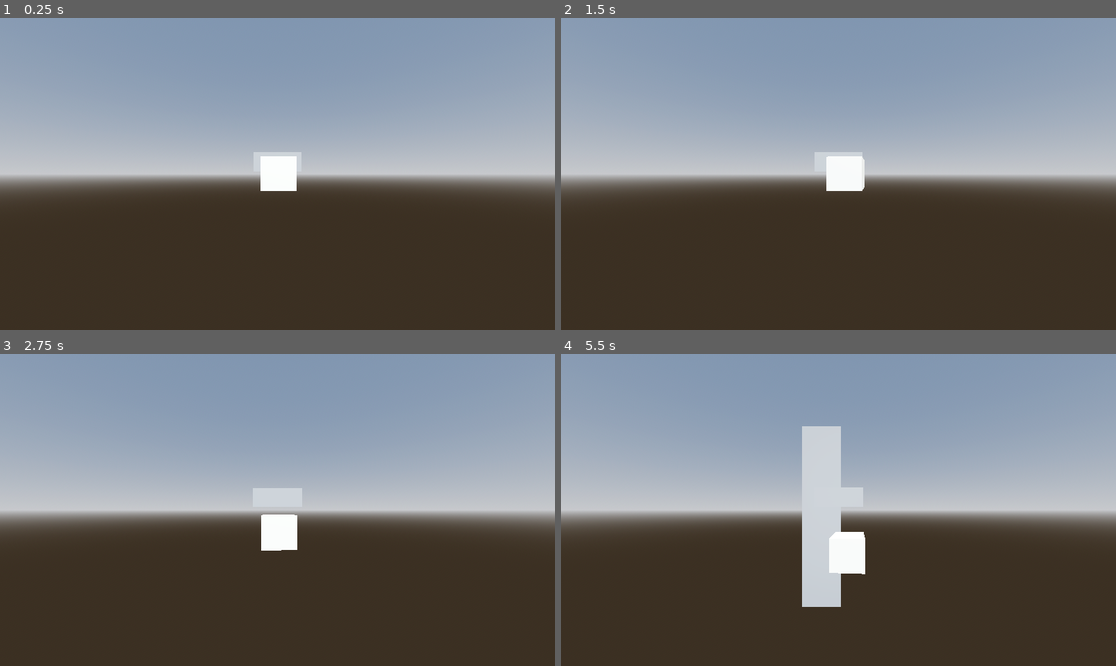
Above: before the commit, frames 1-4 (two rows, left to right).
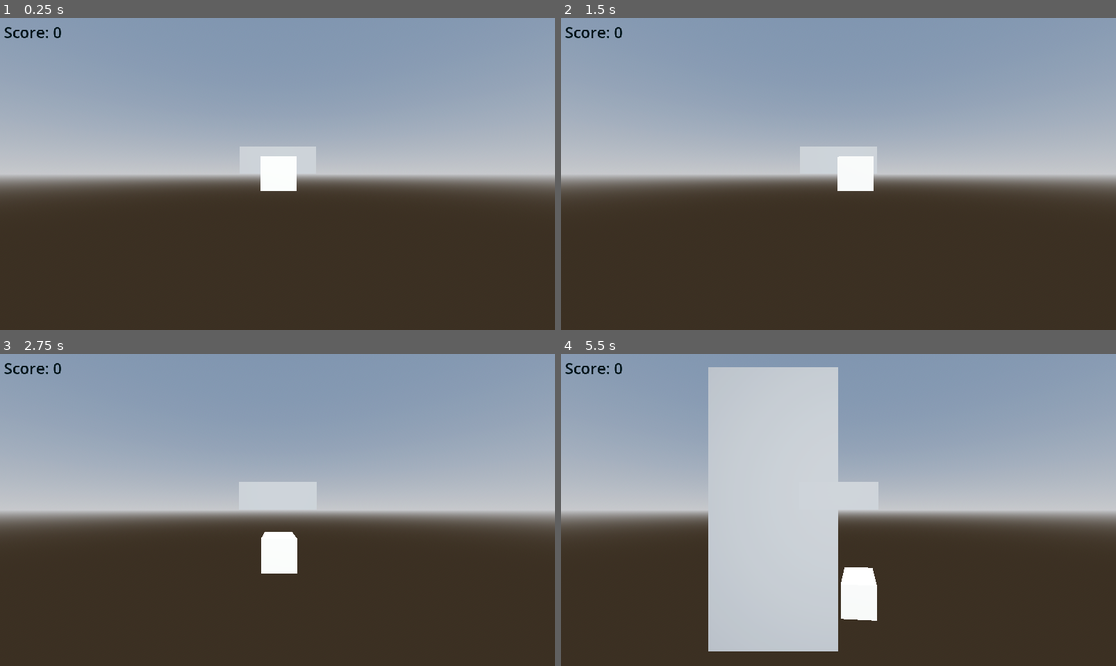
Above: after the commit, the same moments.

Repository: ConnorG255/Sky-game
Game: Godot game, scene res://main.tscn
Two runs of this game, one before a commit and one after it. Both use one fixed random seed, a clock stepped at 60 frames per second and the inputs below.
Inputs:
- Up to frame 1 (0.25 s): no input
- Up to frame 2 (1.5 s): tap Enter at 0.5 s; tap A (A) at 0.6 s; tap D (D) at 0.8, 1.35 s
- Up to frame 3 (2.75 s): tap S (S) at 1.55, 2.1 s; tap A (A) at 2.3 s
- Up to frame 4 (5.5 s): tap Space (Space) at 2.75, 5.1 s; tap A (A) at 2.85, 4.55 s; tap D (D) at 3.05, 3.6, 5.3 s; tap S (S) at 3.8, 4.35 s; tap Enter at 5 s

The runs differ from the first frame. In frame 1, 0.5% of the frame differs, in the area x 0-57%, y 2-45%; in frame 2, 0.9%; in frame 3, 1.4%; in frame 4, 18%, in the area x 0-58%, y 2-96%.

Commit message:
Score and despawn

Diff:
--- a/main.tscn
+++ b/main.tscn
@@ -1,6 +1,8 @@
-[gd_scene load_steps=11 format=3 uid="uid://we3m1qngr6vl"]
+[gd_scene load_steps=7 format=3 uid="uid://we3m1qngr6vl"]
 
 [ext_resource type="PackedScene" uid="uid://0w4fbvqv2wpb" path="res://prefabs/player.tscn" id="1_0n86a"]
+[ext_resource type="Script" path="res://scripts/Global.gd" id="1_p87he"]
+[ext_resource type="Script" path="res://textcontroller.gd" id="3_ssrxy"]
 
 [sub_resource type="ProceduralSkyMaterial" id="ProceduralSkyMaterial_lxirp"]
 sky_horizon_color = Color(0.64625, 0.65575, 0.67075, 1)
@@ -21,55 +23,11 @@
 volumetric_fog_albedo = Color(0.384314, 0.384314, 0.384314, 1)
 volumetric_fog_emission = Color(0, 0.0392157, 0.133333, 1)
 
-[sub_resource type="Image" id="Image_bdogq"]
-data = {
-"data": PackedByteArray(255, 0, 255, 255, 255, 0, 255, 255, 255, 0, 255, 255, 255, 0, 255, 255, 255, 0, 255, 255, 255, 0, 255, 255, 255, 0, 255, 255, 255, 0, 255, 255, 255, 0, 255, 255, 255, 0, 255, 255, 255, 0, 255, 255, 255, 0, 255, 255, 255, 0, 255, 255, 255, 0, 255, 255, 255, 0, 255, 255, 255, 0, 255, 255),
-"format": "RGBA8",
-"height": 4,
-"mipmaps": false,
-"width": 4
-}
-
-[sub_resource type="Image" id="Image_12e8e"]
-data = {
-"data": PackedByteArray(255, 0, 255, 255, 255, 0, 255, 255, 255, 0, 255, 255, 255, 0, 255, 255, 255, 0, 255, 255, 255, 0, 255, 255, 255, 0, 255, 255, 255, 0, 255, 255, 255, 0, 255, 255, 255, 0, 255, 255, 255, 0, 255, 255, 255, 0, 255, 255, 255, 0, 255, 255, 255, 0, 255, 255, 255, 0, 255, 255, 255, 0, 255, 255),
-"format": "RGBA8",
-"height": 4,
-"mipmaps": false,
-"width": 4
-}
-
-[sub_resource type="Image" id="Image_iagbn"]
-data = {
-"data": PackedByteArray(255, 0, 255, 255, 255, 0, 255, 255, 255, 0, 255, 255, 255, 0, 255, 255, 255, 0, 255, 255, 255, 0, 255, 255, 255, 0, 255, 255, 255, 0, 255, 255, 255, 0, 255, 255, 255, 0, 255, 255, 255, 0, 255, 255, 255, 0, 255, 255, 255, 0, 255, 255, 255, 0, 255, 255, 255, 0, 255, 255, 255, 0, 255, 255),
-"format": "RGBA8",
-"height": 4,
-"mipmaps": false,
-"width": 4
-}
-
-[sub_resource type="Image" id="Image_yk8g6"]
-data = {
-"data": PackedByteArray(255, 0, 255, 255, 255, 0, 255, 255, 255, 0, 255, 255, 255, 0, 255, 255, 255, 0, 255, 255, 255, 0, 255, 255, 255, 0, 255, 255, 255, 0, 255, 255, 255, 0, 255, 255, 255, 0, 255, 255, 255, 0, 255, 255, 255, 0, 255, 255, 255, 0, 255, 255, 255, 0, 255, 255, 255, 0, 255, 255, 255, 0, 255, 255),
-"format": "RGBA8",
-"height": 4,
-"mipmaps": false,
-"width": 4
-}
-
-[sub_resource type="ImageTexture3D" id="ImageTexture3D_1ae1q"]
-_images = Array[Image]([SubResource("Image_bdogq"), SubResource("Image_12e8e"), SubResource("Image_iagbn"), SubResource("Image_yk8g6")])
-
-[sub_resource type="FogMaterial" id="FogMaterial_0vuaj"]
-density = 1.4185
-albedo = Color(0.909804, 0.909804, 0.952941, 1)
-edge_fade = 2.69087
-density_texture = SubResource("ImageTexture3D_1ae1q")
-
 [node name="Main" type="Node"]
+script = ExtResource("1_p87he")
 
 [node name="Spawnpoint" type="Node3D" parent="."]
-transform = Transform3D(1, 0, 0, 0, 1, 0, 0, 0, 1, 0, 0, -174.02)
+transform = Transform3D(1, 0, 0, 0, 1, 0, 0, 0, 1, 0, 0, -58.4564)
 
 [node name="DirectionalLight3D" type="DirectionalLight3D" parent="."]
 transform = Transform3D(-0.866025, -0.433013, 0.25, 0.434911, -0.405685, 0.803911, -0.246683, 0.804935, 0.539655, -2.3253, 3.1719, 0.440297)
@@ -83,11 +41,26 @@
 [node name="CharacterBody3D" parent="." instance=ExtResource("1_0n86a")]
 transform = Transform3D(1, 0, 0, 0, 1, 0, 0, 0, 1, 0, 0, -4.45516)
 
-[node name="FogVolume" type="FogVolume" parent="."]
-transform = Transform3D(1, 0, 0, 0, 1, 0, 0, 0, 1, 0, -3.08034, -28.736)
-visible = false
-size = Vector3(94.1047, 2, 105.574)
-material = SubResource("FogMaterial_0vuaj")
-
 [node name="Camera3D" type="Camera3D" parent="."]
 transform = Transform3D(1, 0, 0, 0, 1, 0, 0, 0, 1, 0, 0, 2.71318)
+size = 9.36906
+
+[node name="Control" type="Control" parent="."]
+layout_mode = 3
+anchors_preset = 0
+offset_right = 40.0
+offset_bottom = 40.0
+script = ExtResource("3_ssrxy")
+
+[node name="Scoretext" type="Label" parent="Control"]
+texture_filter = 1
+layout_mode = 0
+offset_left = 8.0
+offset_top = 7.0
+offset_right = 48.0
+offset_bottom = 30.0
+theme_override_colors/font_color = Color(0, 0.0784314, 0.101961, 1)
+theme_override_font_sizes/font_size = 32
+text = "Score: 0"
+horizontal_alignment = 1
+vertical_alignment = 1
--- a/prefabs/obstacles/o1.tscn
+++ b/prefabs/obstacles/o1.tscn
@@ -6,5 +6,6 @@
 script = ExtResource("1_poar7")
 
 [node name="CSGBox3D" type="CSGBox3D" parent="."]
-transform = Transform3D(43.1401, 0, 0, 0, 5.28843, 0, 0, 0, 1, 0, -5.8591, 0)
-size = Vector3(1, 3.21387, 1)
+transform = Transform3D(43.1401, 0, 0, 0, 5.28843, 0, 0, 0, 1, 4.85603, -19.7619, 0)
+use_collision = true
+size = Vector3(2.27286, 7.43213, 1)
--- a/prefabs/obstacles/o2.tscn
+++ b/prefabs/obstacles/o2.tscn
@@ -6,5 +6,5 @@
 script = ExtResource("1_hxs2n")
 
 [node name="CSGBox3D" type="CSGBox3D" parent="."]
-transform = Transform3D(43.1401, 0, 0, 0, 50.3025, 0, 0, 0, 1, -15.374, -5.859, 0)
-size = Vector3(0.801636, 3.21387, 1)
+transform = Transform3D(43.1401, 0, 0, 0, 50.3025, 0, 0, 0, 1, -58.3306, 0.560822, 0)
+size = Vector3(2.70041, 5.05139, 1)
--- a/prefabs/obstacles/o3.tscn
+++ b/prefabs/obstacles/o3.tscn
@@ -6,5 +6,5 @@
 script = ExtResource("1_k4oaj")
 
 [node name="CSGBox3D" type="CSGBox3D" parent="."]
-transform = Transform3D(43.1401, 0, 0, 0, 50.3025, 0, 0, 0, 1, 15.3745, -5.8591, 0)
-size = Vector3(0.801636, 3.21387, 1)
+transform = Transform3D(43.1401, 0, 0, 0, 50.3025, 0, 0, 0, 1, 230.476, -112.053, 0)
+size = Vector3(10.6812, 13.1137, 1)
--- a/prefabs/obstacles/o4.tscn
+++ b/prefabs/obstacles/o4.tscn
@@ -6,5 +6,5 @@
 script = ExtResource("1_xvnx2")
 
 [node name="CSGBox3D" type="CSGBox3D" parent="."]
-transform = Transform3D(26.9569, 0, 0, 0, 52.6179, 0, 0, 0, 1.04603, 0, 0, 0)
+transform = Transform3D(8.96248, 0, 0, 0, 52.6179, 0, 0, 0, 1.04603, 0, 0, 0)
 size = Vector3(0.801636, 3.21387, 1)
--- a/prefabs/obstacles/o5.tscn
+++ b/prefabs/obstacles/o5.tscn
@@ -6,5 +6,5 @@
 script = ExtResource("1_nxpup")
 
 [node name="CSGBox3D" type="CSGBox3D" parent="."]
-transform = Transform3D(43.1401, 0, 0, 0, 5.28843, 0, 0, 0, 1, 0, 10.9603, 0)
-size = Vector3(1, 3.21387, 1)
+transform = Transform3D(43.1401, 0, 0, 0, 5.28843, 0, 0, 0, 1, 0.0368629, 12.4114, 0)
+size = Vector3(1.58716, 4.61365, 1)
--- a/prefabs/player.tscn
+++ b/prefabs/player.tscn
@@ -1,11 +1,14 @@
-[gd_scene load_steps=4 format=3 uid="uid://0w4fbvqv2wpb"]
+[gd_scene load_steps=5 format=3 uid="uid://0w4fbvqv2wpb"]
 
 [ext_resource type="Script" path="res://scripts/player.gd" id="1_i4mjl"]
 
 [sub_resource type="BoxMesh" id="BoxMesh_75444"]
 
 [sub_resource type="BoxShape3D" id="BoxShape3D_okrnn"]
-size = Vector3(1.03223, 1, 1.87219)
+size = Vector3(0.664917, 0.671509, 1.78372)
+
+[sub_resource type="BoxShape3D" id="BoxShape3D_k34k6"]
+size = Vector3(1.00876, 0.973145, 1.89056)
 
 [node name="Player" type="Node3D"]
 
@@ -18,5 +21,13 @@
 skeleton = NodePath("../..")
 
 [node name="CollisionShape3D" type="CollisionShape3D" parent="body"]
-transform = Transform3D(1, 0, 0, 0, 1, 0, 0, 0, 1, 0.0161133, 0, 0.436096)
+transform = Transform3D(1, 0, 0, 0, 1, 0, 0, 0, 1, 0.07013, -0.0199585, 0.42363)
 shape = SubResource("BoxShape3D_okrnn")
+
+[node name="Area3D" type="Area3D" parent="."]
+
+[node name="CollisionShape3D" type="CollisionShape3D" parent="Area3D"]
+transform = Transform3D(1, 0, 0, 0, 1, 0, 0, 0, 1, 0.0206757, 0.0222168, 0.405182)
+shape = SubResource("BoxShape3D_k34k6")
+
+[connection signal="area_entered" from="Area3D" to="body" method="_on_area_3d_area_entered"]
--- a/project.godot
+++ b/project.godot
@@ -18,6 +18,7 @@
 [autoload]
 
 Spawnerboi="*res://scripts/Spawnerboi.gd"
+Global="*res://scripts/Global.gd"
 
 [input]
 
--- /dev/null
+++ b/scripts/Global.gd
@@ -0,0 +1,13 @@
+extends Node
+
+
+@export var score = 0
+
+# Called when the node enters the scene tree for the first time.
+func _ready():
+	pass # Replace with function body.
+
+
+# Called every frame. 'delta' is the elapsed time since the previous frame.
+func _process(delta):
+	pass
--- a/scripts/obstacles.gd
+++ b/scripts/obstacles.gd
@@ -1,9 +1,18 @@
 extends Node3D
 
-
+var canscore:bool = true
 func _ready():
 	pass
 
 func _process(delta):
 	position.z += Spawnerboi.ospeed
+	#player position
+	if(position.z >= -4.5) and canscore:
+		Global.score += 1
+		canscore = false
+		await(get_tree().create_timer(1).timeout)
+		queue_free()
+
+
+
 	pass
--- a/scripts/player.gd
+++ b/scripts/player.gd
@@ -1,7 +1,7 @@
 extends CharacterBody3D
 
 const cspeed = 5
-var SPEED = 5.0
+var SPEED = 10.0
 const JUMP_VELOCITY = 4.5
 const sense = 0.003
 const boost = 1.5
@@ -50,3 +50,7 @@
 	rotation.y *= 0.9
 	rotation.x = lerp_angle(rotation.x, atan2(velocity.y * rotmultiplier, 0), delta * rotspeed)
 	rotation.x *= 0.9
+
+
+func _on_area_3d_area_entered(area):
+	pass # Replace with function body.
--- /dev/null
+++ b/textcontroller.gd
@@ -0,0 +1,9 @@
+extends Control
+
+# Not just text controller but alos does stuff with score
+
+@onready var scoretext = $Scoretext
+
+func _process(delta):
+	scoretext.text = "Score: " + str(Global.score)
+	pass
